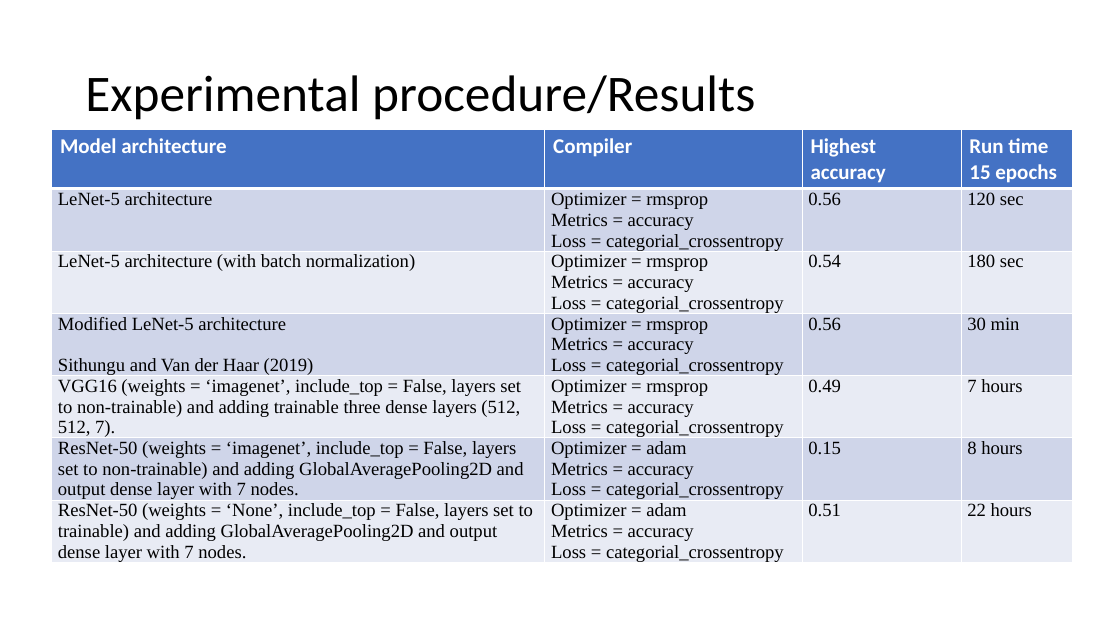
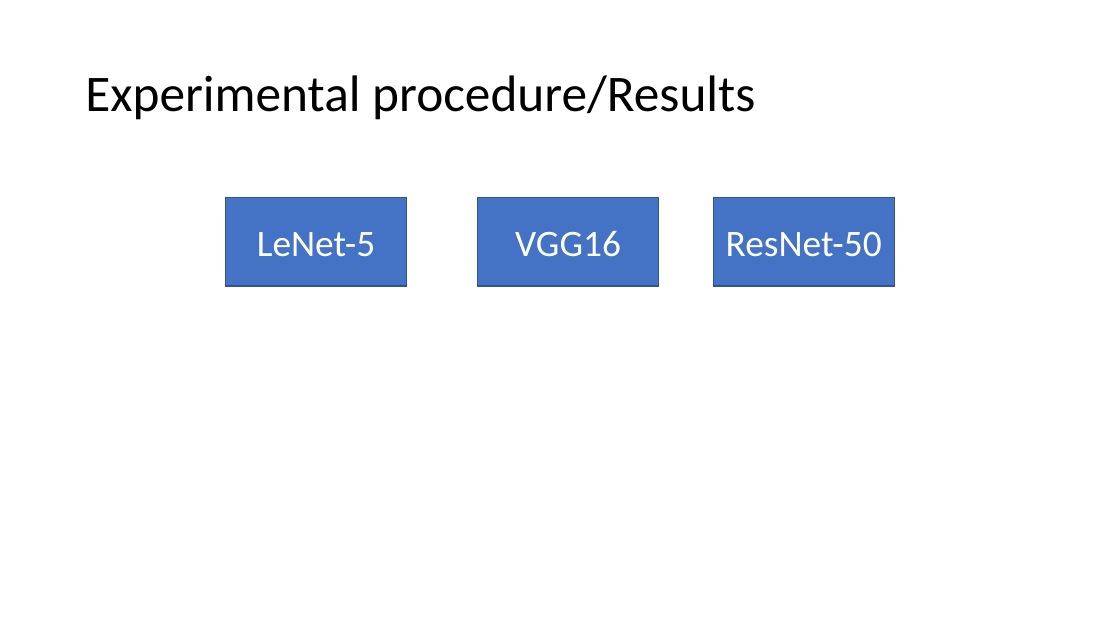
Before and after one commit to paulorijnberg/deep-learning-age-estimation, a slide deck: slide 5 of final-paper/presentation.pptx. Drawn at 1120x630 pixels with LibreOffice and Linux fonts; fonts in the diff are those of the drawing. Boxes give left, top, right and bottom in pixels: in the first picture for what was removed or moved away, otherwise in the second. Text is boxed around its words. In the diff, an @@ line names an element or a change of style, - is before the commit and + after.

Commit message:
updated presentation

```diff
--- a/final-paper/presentation.pptx
+++ b/final-paper/presentation.pptx
@@ table removed at box(51, 129, 1071, 592), 7 rows, 4 columns @@
-Model architecture | Compiler | Highest accuracy | Run time / 15 epochs
-LeNet-5 architecture | Optimizer = rmsprop / Metrics = accuracy / Loss = categorial_crossentropy | 0.56 | 120 sec
-LeNet-5 architecture (with batch normalization) | Optimizer = rmsprop / Metrics = accuracy / Loss = categorial_crossentropy | 0.54 | 180 sec
-Modified LeNet-5 architecture / Sithungu and Van der Haar (2019) | Optimizer = rmsprop / Metrics = accuracy / Loss = categorial_crossentropy | 0.56 | 30 min
-VGG16 (weights = ‘imagenet’, include_top = False, layers set to non-trainable) and adding trainable three dense layers (512, 512, 7). | Optimizer = rmsprop / Metrics = accuracy / Loss = categorial_crossentropy | 0.49 | 7 hours
-ResNet-50 (weights = ‘imagenet’, include_top = False, layers set to non-trainable) and adding GlobalAveragePooling2D and output dense layer with 7 nodes. | Optimizer = adam / Metrics = accuracy / Loss = categorial_crossentropy | 0.15 | 8 hours
-ResNet-50 (weights = ‘None’, include_top = False, layers set to trainable) and adding GlobalAveragePooling2D and output dense layer with 7 nodes. | Optimizer = adam / Metrics = accuracy / Loss = categorial_crossentropy | 0.51 | 22 hours
@@ rectangle added at box(226, 197, 407, 287), fill #4472C4, outline #325491 1 pt, 32 pt, text #FFFFFF @@
+LeNet-5
@@ rectangle added at box(478, 197, 659, 287), fill #4472C4, outline #325491 1 pt, 32 pt, text #FFFFFF @@
+VGG16
@@ rectangle added at box(713, 197, 894, 287), fill #4472C4, outline #325491 1 pt, 32 pt, text #FFFFFF @@
+ResNet-50
```
Also in this commit, not shown: 1 other slide changed, 2 slides added, 3 other files.
